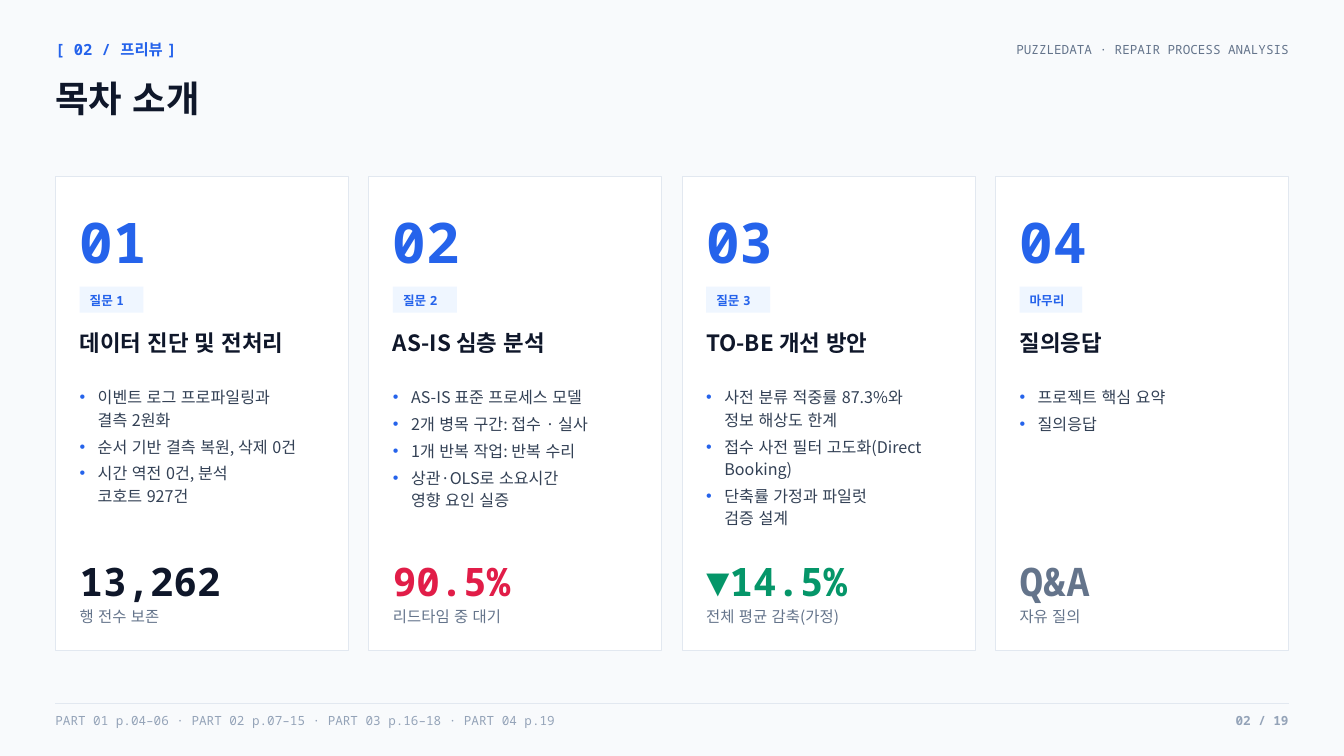
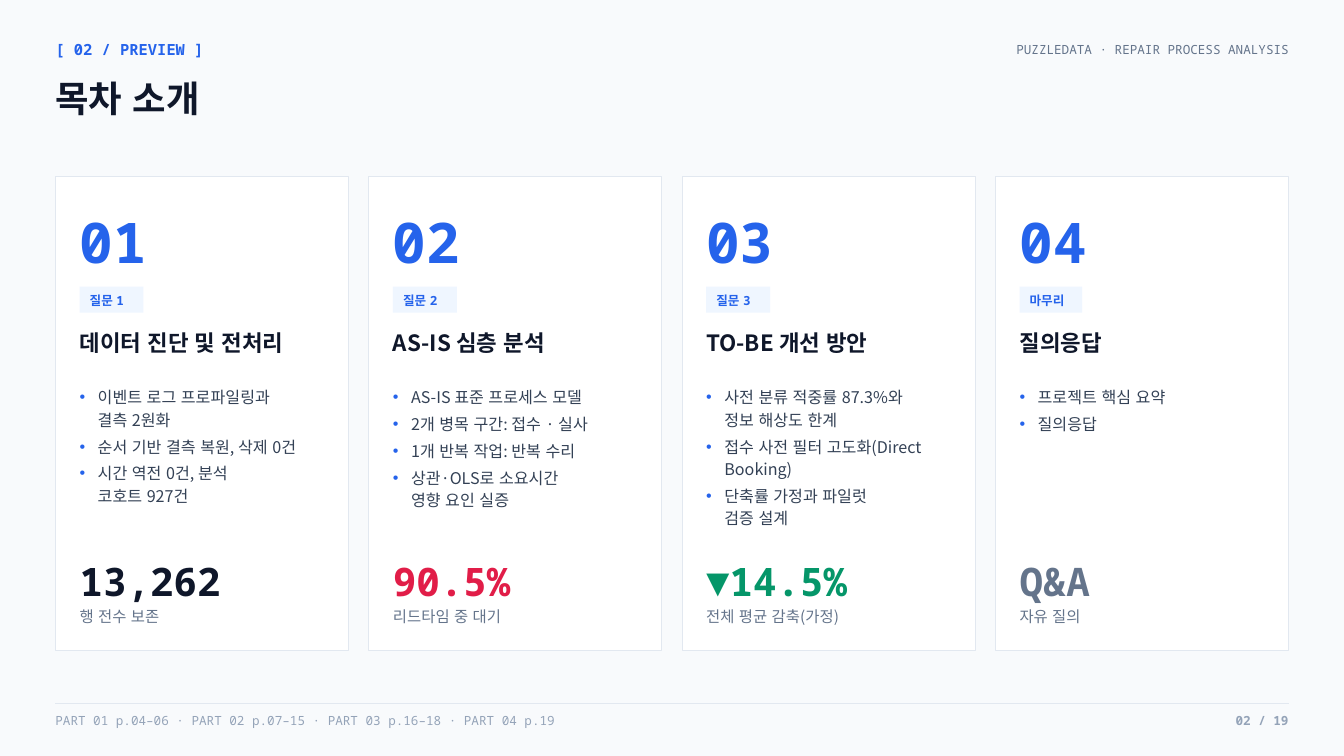
Before and after one commit to nus1245/puzzle_data, a slide deck: slide 2 of outputs/pptx/puzzledata_repair_report.pptx. Drawn at 1344x756 pixels with LibreOffice and Linux fonts; fonts in the diff are those of the drawing. Boxes give left, top, right and bottom in pixels: in the first picture for what was removed or moved away, otherwise in the second. Text is boxed around its words. In the diff, an @@ line names an element or a change of style, - is before the commit and + after.

```diff
--- a/outputs/pptx/puzzledata_repair_report.pptx
+++ b/outputs/pptx/puzzledata_repair_report.pptx
@@ text at box(74, 44, 185, 55): text changed @@
-[ 02 / 프리뷰 ]
+[ 02 / PREVIEW ]
```
Also in this commit, not shown: 2 other files.
